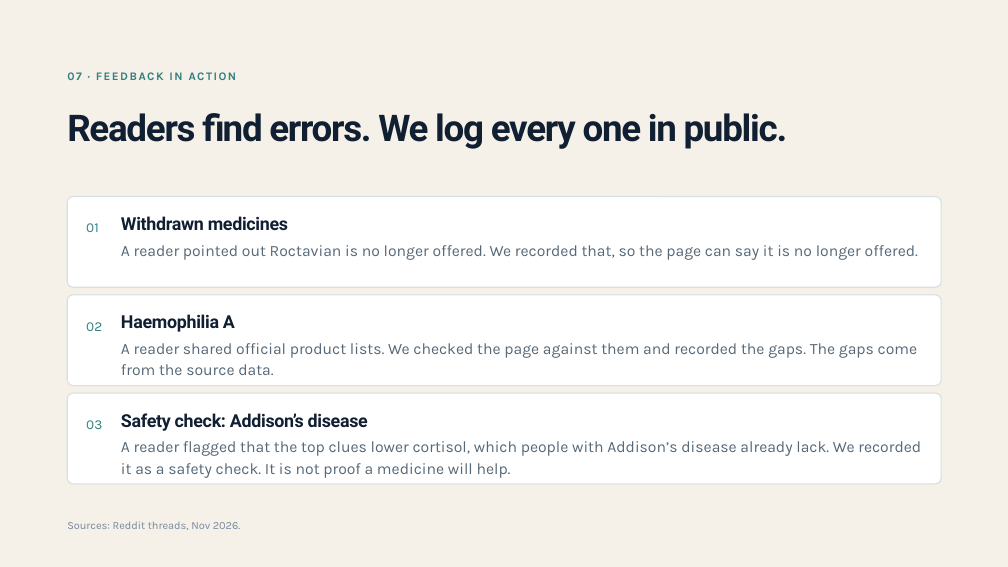
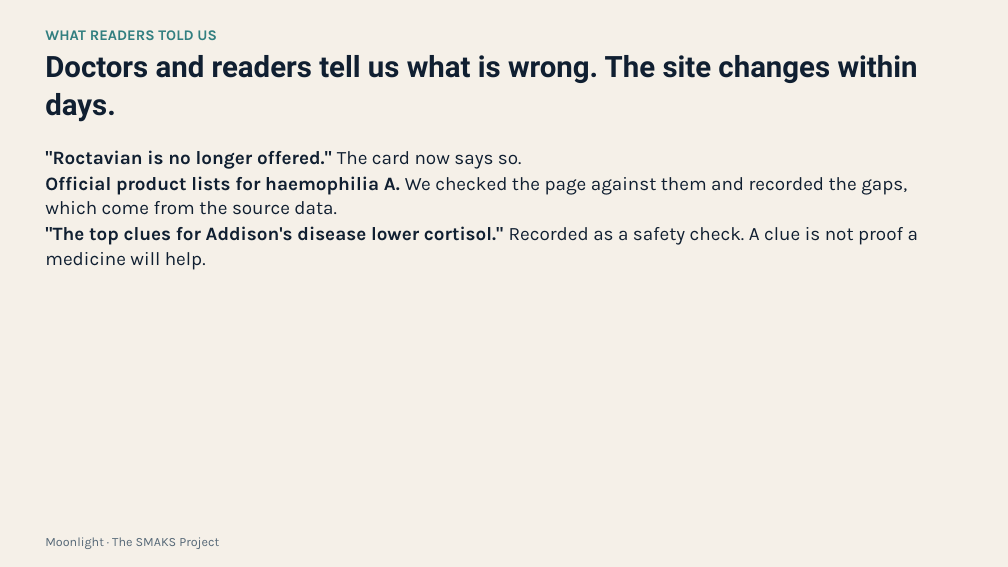
Before and after one commit to Moonlight-Clues/moonlight, a slide deck: slide 8 of docs/pitch/moonlight-deck-doctors-19nov.pptx. Drawn at 1008x567 pixels with LibreOffice and Linux fonts; fonts in the diff are those of the drawing. Boxes give left, top, right and bottom in pixels: in the first picture for what was removed or moved away, otherwise in the second. Text is boxed around its words. In the diff, an @@ line names an element or a change of style, - is before the commit and + after.

```diff
--- a/docs/pitch/moonlight-deck-doctors-19nov.pptx
+++ b/docs/pitch/moonlight-deck-doctors-19nov.pptx
@@ text added at bbox=[45, 30, 217, 40], 14 pt, text #327F80, bold @@
+WHAT READERS TOLD US
@@ text added at bbox=[45, 55, 918, 122], 28 pt, text #101F31, bold @@
+Doctors and readers tell us what is wrong. The site changes within days.
@@ text removed at bbox=[67, 72, 237, 80] @@
-07 · FEEDBACK IN ACTION
@@ text removed at bbox=[67, 113, 788, 149] @@
-Readers find errors. We log every one in public.
@@ text at bbox=[45, 150, 918, 270]: text changed; size 15 to 18 pt; text colour #566877 to #101F31 @@
-Haemophilia A
-A reader shared official product lists. We checked the page against them and recorded the gaps. The gaps come from the source data.
+"Roctavian is no longer offered." The card now says so.
+Official product lists for haemophilia A. We checked the page against them and recorded the gaps, which come from the source data.
+"The top clues for Addison's disease lower cortisol." Recorded as a safety check. A clue is not proof a medicine will help.
@@ rounded rectangle removed at bbox=[67, 197, 941, 287] @@
@@ text removed at bbox=[86, 223, 99, 232] @@
-01
@@ text removed at bbox=[121, 216, 918, 260] @@
-Withdrawn medicines
-A reader pointed out Roctavian is no longer offered. We recorded that, so the page can say it is no longer offered.
@@ rounded rectangle removed at bbox=[67, 295, 941, 386] @@
@@ text removed at bbox=[86, 322, 102, 331] @@
-02
@@ rounded rectangle removed at bbox=[67, 393, 941, 484] @@
@@ text removed at bbox=[121, 413, 921, 478] @@
-Safety check: Addison’s disease
-A reader flagged that the top clues lower cortisol, which people with Addison’s disease already lack. We recorded it as a safety check. It is not proof a medicine will help.
@@ text removed at bbox=[86, 420, 102, 429] @@
-03
@@ text added at bbox=[45, 537, 219, 549], 12 pt, text #566877 @@
+Moonlight · The SMAKS Project
@@ text removed at bbox=[67, 521, 240, 530] @@
-Sources: Reddit threads, Nov 2026.
```
Also in this commit, not shown: 6 other slides changed, 4 slides added, 4 slides removed, 1 other file.
